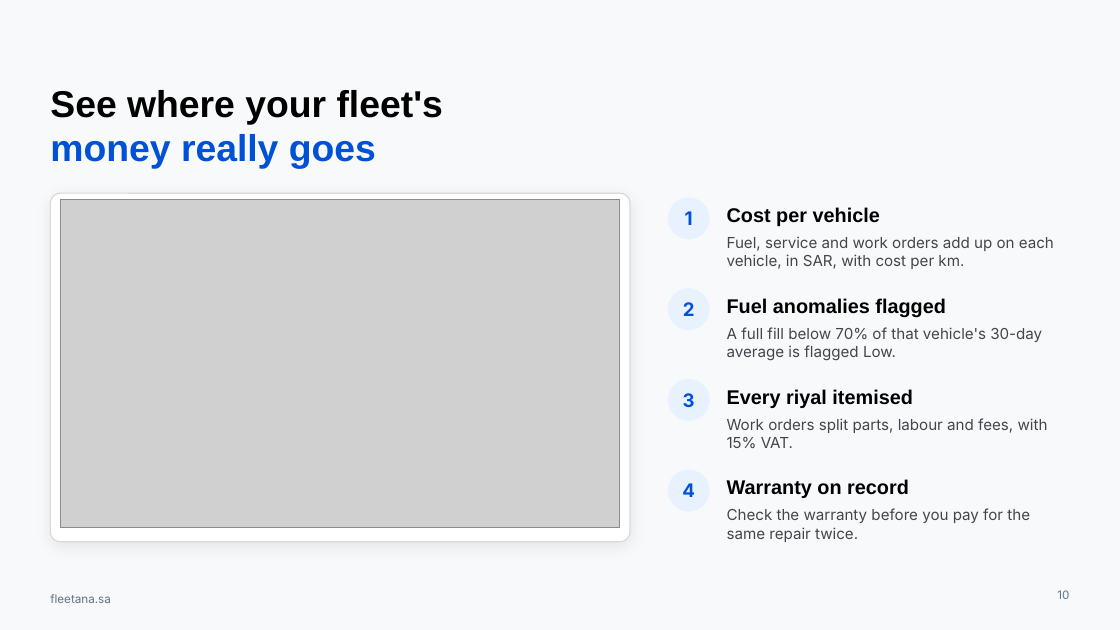
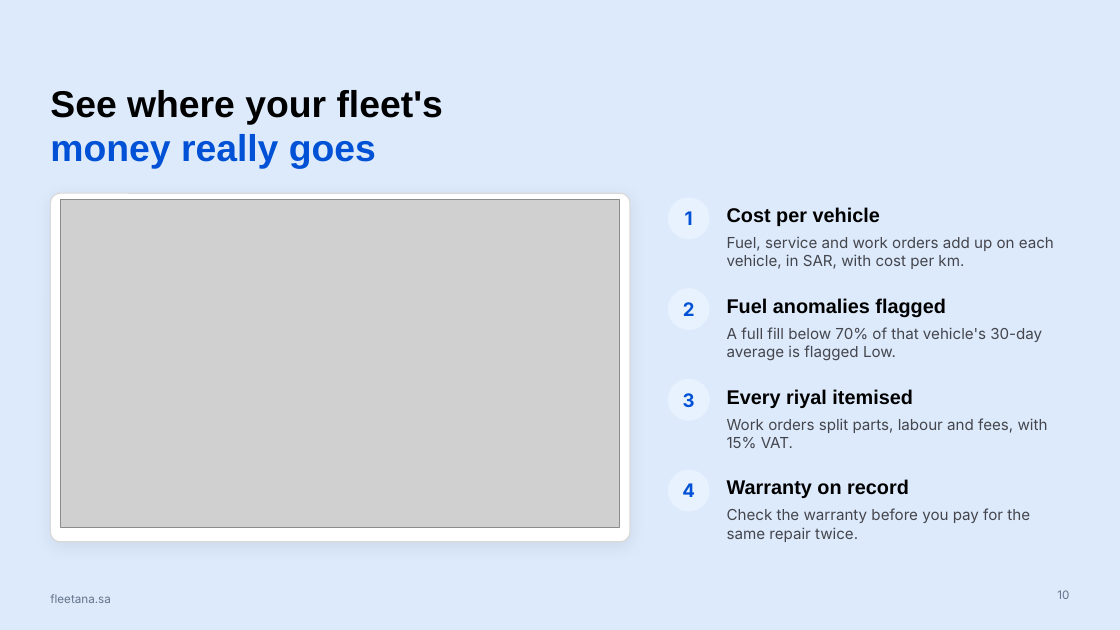
Before and after one commit to AbdallahDaban/Claude, a slide deck: slide 10 of fleetana-launch/brand/profile/Fleetana-Company-Profile-EN.pptx. Drawn at 1120x630 pixels with LibreOffice and Linux fonts; fonts in the diff are those of the drawing; grey boxes stand for pictures; background and template pictures are left out. Boxes give left, top, right and bottom in pixels: in the first picture for what was removed or moved away, otherwise in the second. Text is boxed around its words. In the diff, an @@ line names an element or a change of style, - is before the commit and + after.

```diff
--- a/fleetana-launch/brand/profile/Fleetana-Company-Profile-EN.pptx
+++ b/fleetana-launch/brand/profile/Fleetana-Company-Profile-EN.pptx
@@ background #F7F9FB to #DCEAFB @@
```
Also in this commit, not shown: 8 other slides changed, 7 other files.
